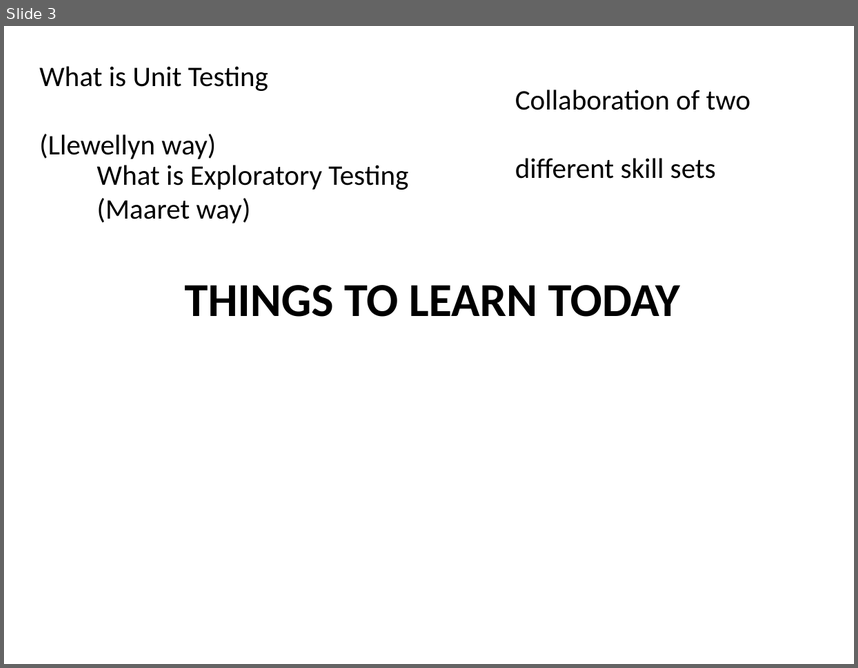
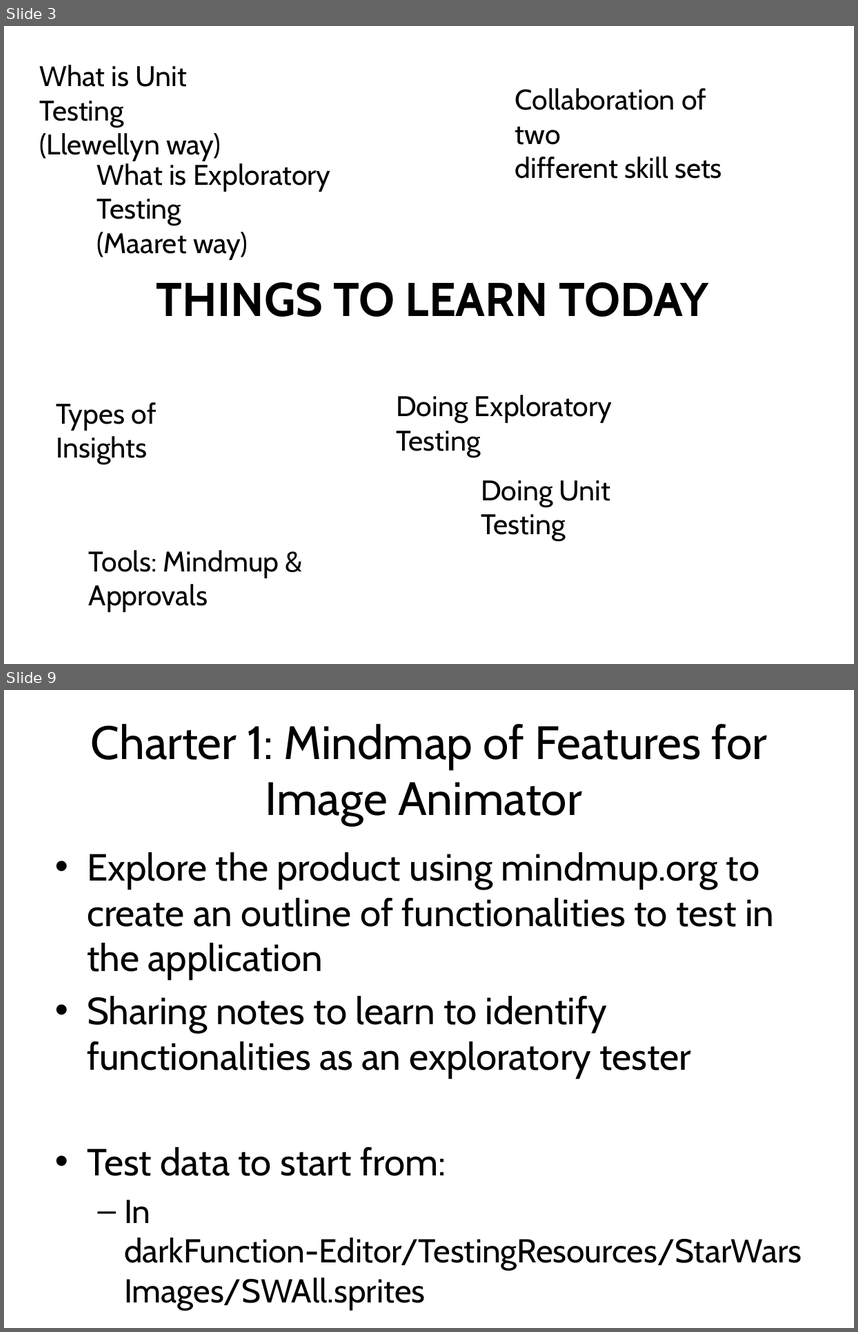
Before and after one commit to isidore/darkFunction-Editor, a slide deck: Courseware/Slides.pptx. Shown one above the other, each under a label of ours: slide 3 before the commit, slides 3 and 9 after it; the slides between them are not shown. The pictures are 858x668 and 858x1332 pixels, drawn with LibreOffice and Linux fonts; fonts in the diff are those of the drawing. Boxes give left, top, right and bottom in pixels: in the first picture for what was removed or moved away, otherwise in the second. Text is boxed around its words. In the diff, an @@ line names an element or a change of style, - is before the commit and + after.

```diff
--- a/Courseware/Slides.pptx
+++ b/Courseware/Slides.pptx
@@ slide 9 added at [4,690,854,1328], background #FFFFFF @@
@@ title added at [91,724,768,825], 39.6 pt, text #000000 @@
+Charter 1: Mindmap of Features for Image Animator
@@ text added at [87,852,802,1270], 32 pt, text #000000 @@
+• Explore the product using mindmup.org to create an outline of functionalities to test in the application
+• Sharing notes to learn to identify functionalities as an exploratory tester
+• Test data to start from:
+  – In darkFunction-Editor/TestingResources/StarWarsImages/SWAll.sprites
@@ slide 3 changed as well @@
@@ font Calibri to Cabin in 4 elements at [156,282,708,316], [39,65,221,161], [97,163,331,260], [515,88,722,178] @@
@@ text added at [396,394,613,457], 24 pt, text #000000 @@
+Doing Exploratory Testing
@@ text added at [56,402,156,464], 24 pt, text #000000 @@
+Types of Insights
@@ text added at [481,480,611,541], 24 pt, text #000000 @@
+Doing Unit Testing
@@ text added at [89,550,279,612], 24 pt, text #000000 @@
+Tools: Mindmup & Approvals
```
Also in this commit, not shown: 4 other slides changed, 6 other slides added, 2 slides removed.
